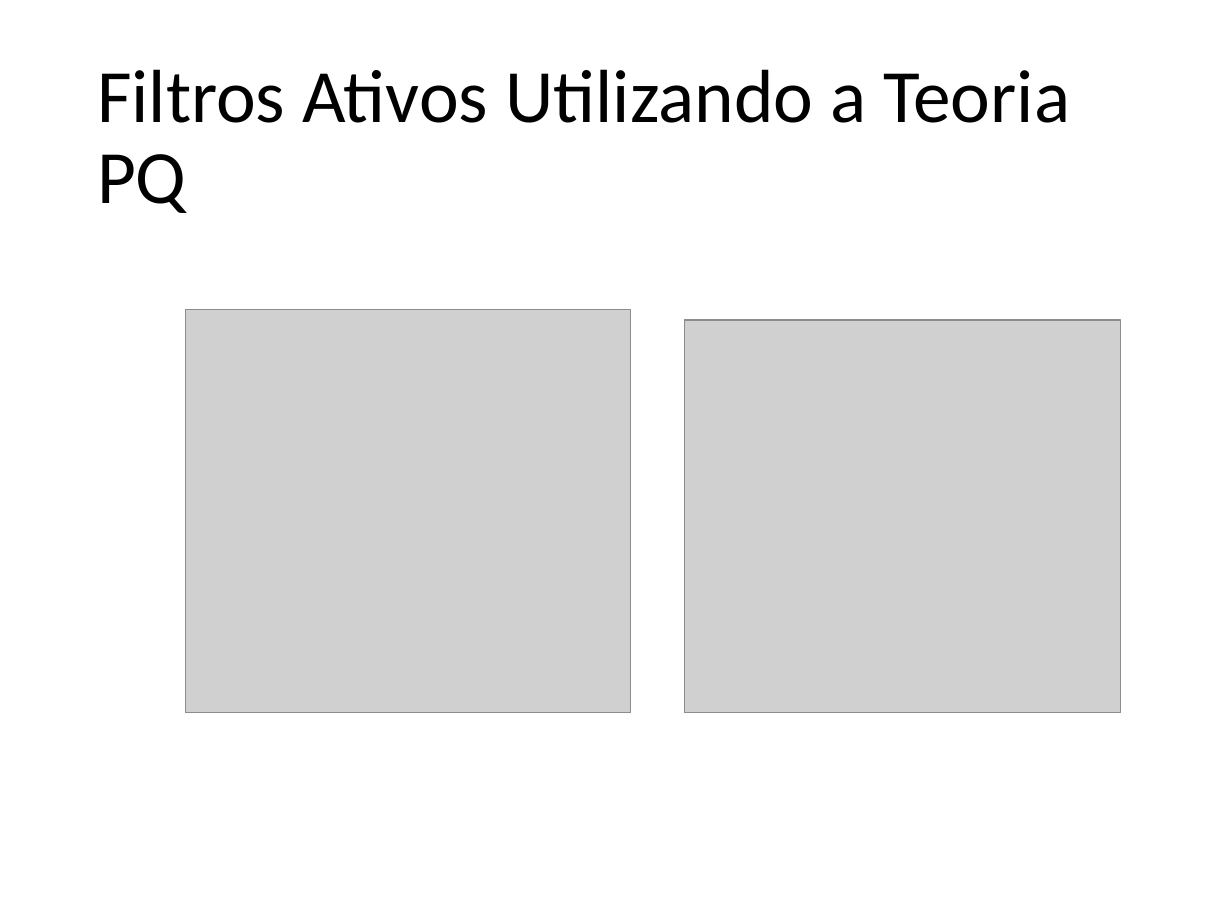
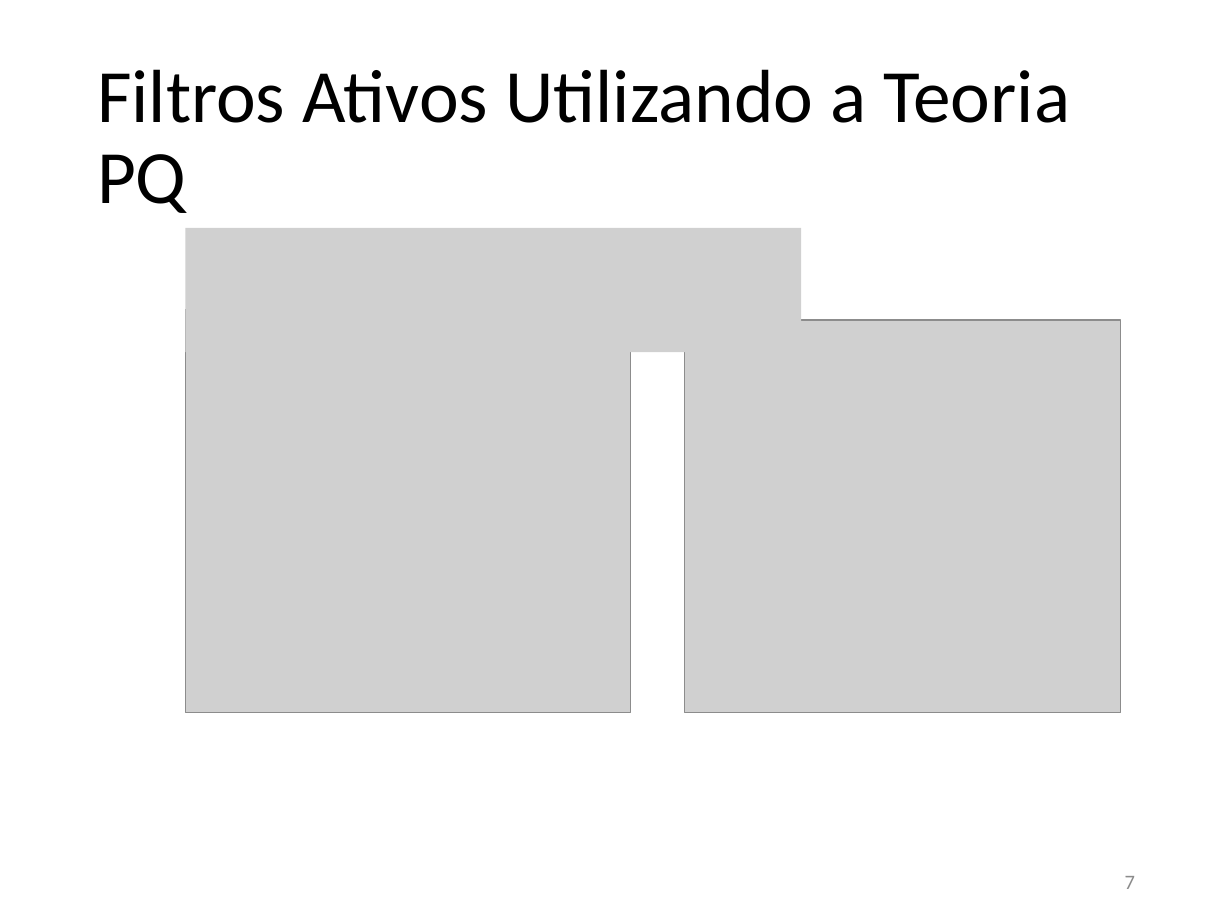
Before and after one commit to jpsoliv/MestradoJPSO, a slide deck: slide 7 of Apresentação/Apresentação_baixo_nivel.pptx (slide 8 before the commit). Drawn at 1232x924 pixels with LibreOffice and Linux fonts; fonts in the diff are those of the drawing; grey boxes stand for pictures. Boxes give left, top, right and bottom in pixels: in the first picture for what was removed or moved away, otherwise in the second. Text is boxed around its words. In the diff, an @@ line names an element or a change of style, - is before the commit and + after.

```diff
--- a/Apresentação/Apresentação_baixo_nivel.pptx
+++ b/Apresentação/Apresentação_baixo_nivel.pptx
@@ picture added at box(185, 228, 801, 352) @@
@@ page number added at box(1125, 876, 1135, 889), 12 pt, text #8C8C8C @@
+7
```
Also in this commit, not shown: 17 other slides changed, 4 slides added, 5 slides removed, 6 other files.
